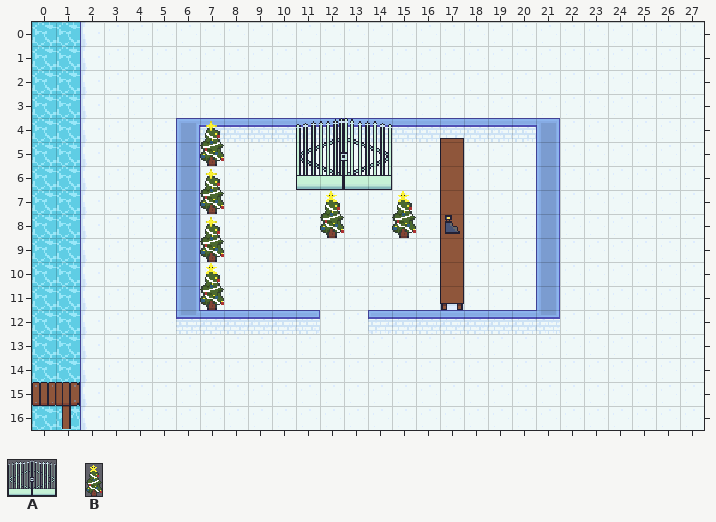
A Tiled map (JSON) gets an edit: Pingu-007/CASA_VENDEDOR.tmj. That is the earlier state.
Cells are 16x16 px. Shown: x 0..27, y 0..16.
Key: from "portao": A 0 "map_object"; from "star": B 1 "map_object".
Objects are placed by their top-left corner, in cells (3,4 is the top-left corner of cell 3,4); size is 1x1 cell unless given.
Layers that did not change in this view are not listed.
Objects on layer "Paredes" before:
A "map_object" at 11,4 size 4x3
B "map_object" at 15,7 size 1x2
New version:
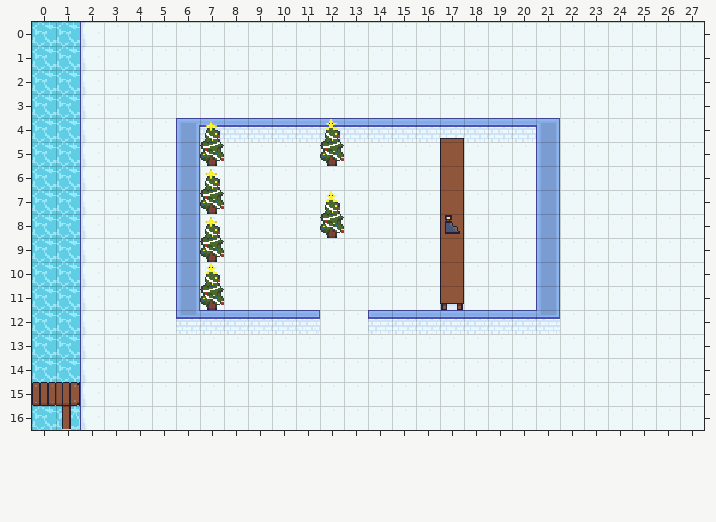
The author wrote: arvore perto do vendedor quebrava a logica de input e dialogo
Difference:
Layer "Paredes":
changed: B "map_object" at 15,7 size 1x2 -> B "map_object" at 12,4 size 1x2
removed: A "map_object" at 11,4 size 4x3
Boxes around the changes in both pictures, in picture pixels (x1, y1, x2, y2):
changed: (296, 118, 416, 238)
